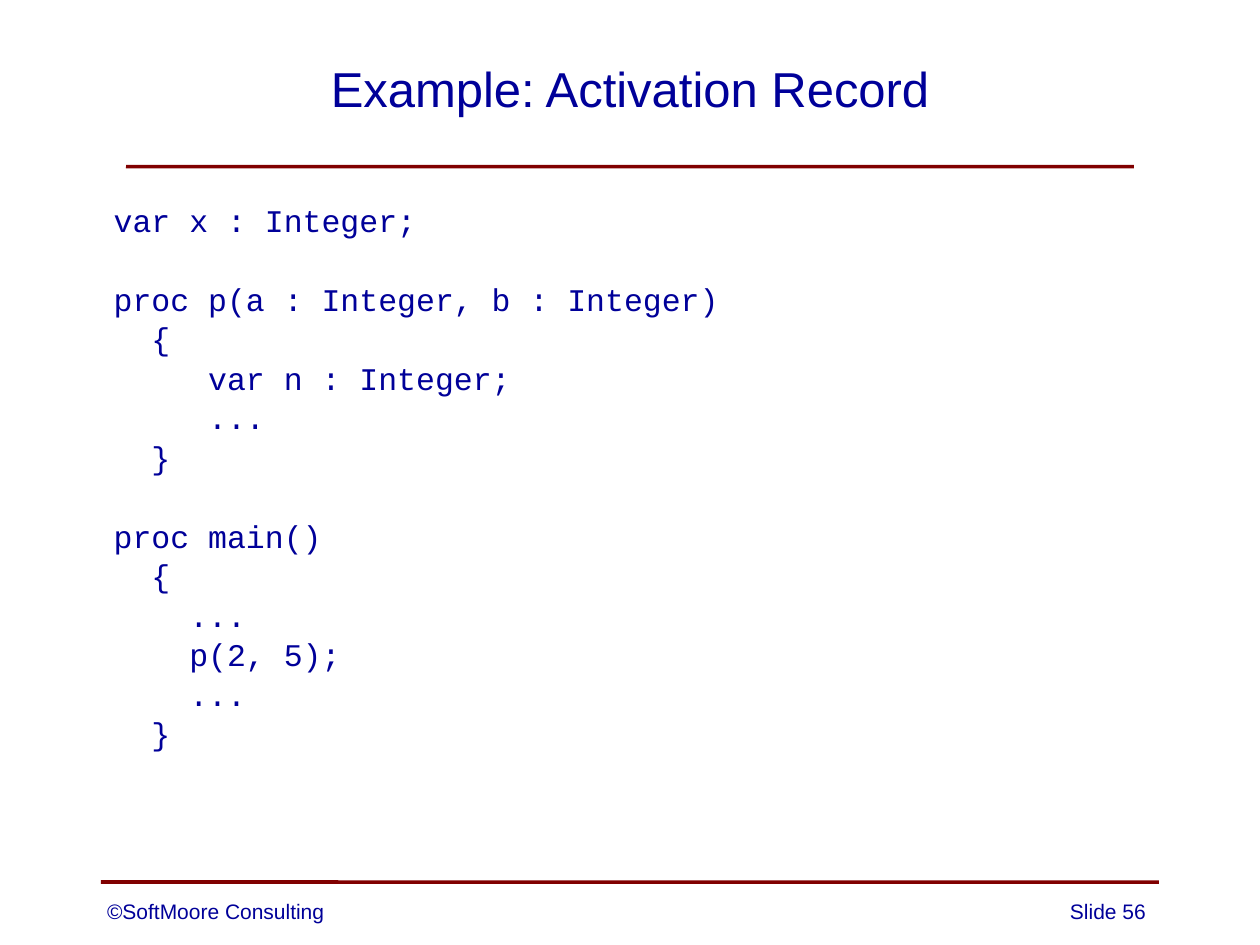
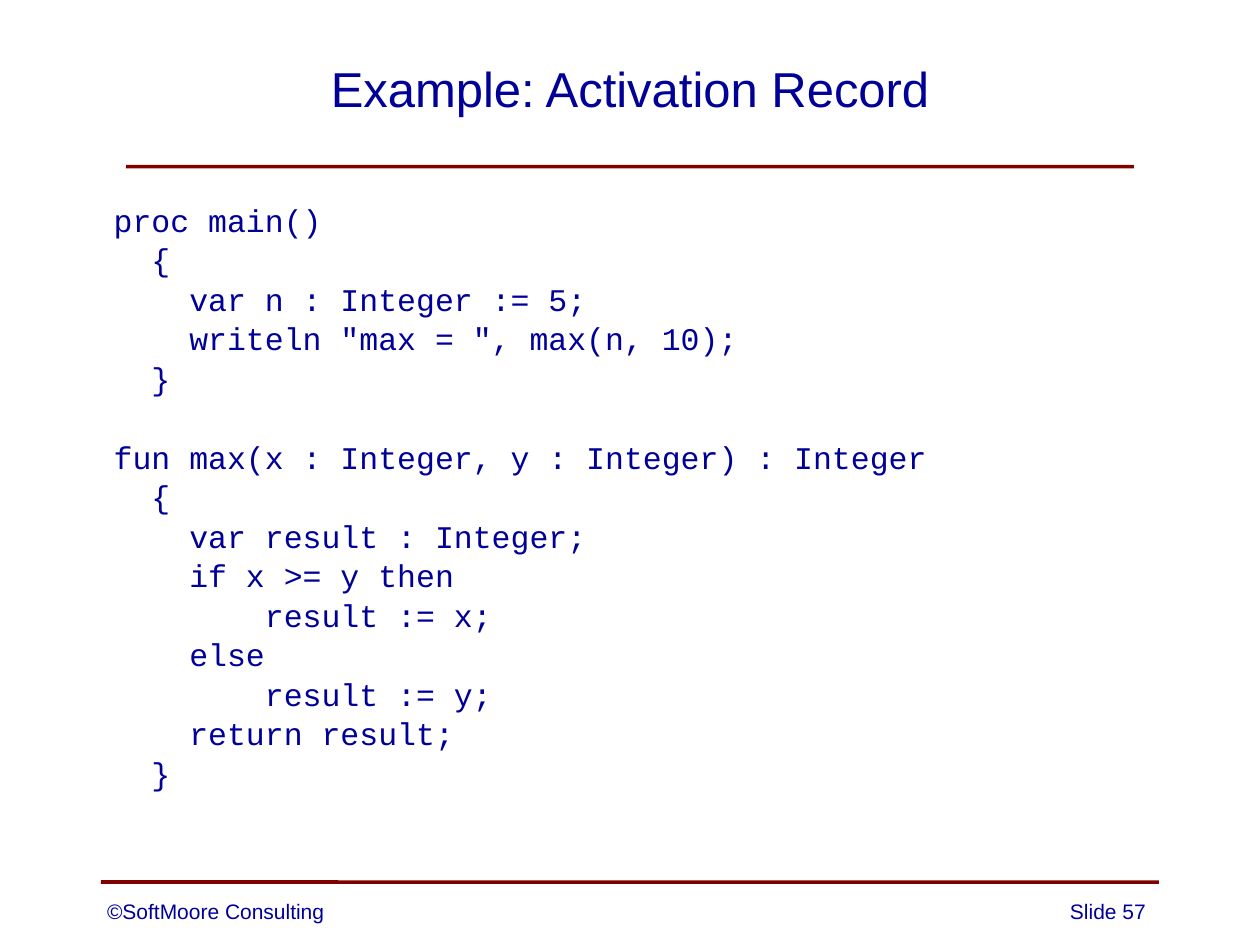
Before and after one commit to SoftMoore/CPRL-Java-3rd, a slide deck: slide 57 of PowerPoints/13 - Subprograms.pptx (slide 56 before the commit). Drawn at 1260x945 pixels with LibreOffice and Linux fonts; fonts in the diff are those of the drawing. Boxes give left, top, right and bottom in pixels: in the first picture for what was removed or moved away, otherwise in the second. Text is boxed around its words. In the diff, an @@ line names an element or a change of style, - is before the commit and + after.

```diff
--- a/PowerPoints/13 - Subprograms.pptx
+++ b/PowerPoints/13 - Subprograms.pptx
@@ text at (x1=114, y1=211, x2=718, y2=397): paragraphs removed @@
-var x : Integer;
-proc p(a : Integer, b : Integer)
-{
-var n : Integer;
-...
-}
@@ text at (x1=189, y1=290, x2=738, y2=357): text changed @@
-...
-p(2, 5);
-...
+var n : Integer := 5;
+writeln "max = ", max(n, 10);
@@ text at (x1=114, y1=446, x2=926, y2=751): paragraphs added @@
+fun max(x : Integer, y : Integer) : Integer
+{
+var result : Integer;
+if x >= y then
+result := x;
+else
+result := y;
+return result;
+}
@@ page number at (x1=1070, y1=903, x2=1145, y2=920): text changed @@
-Slide 56
+Slide 57
```
Also in this commit, not shown: 8 other slides changed, 1 slide added.
